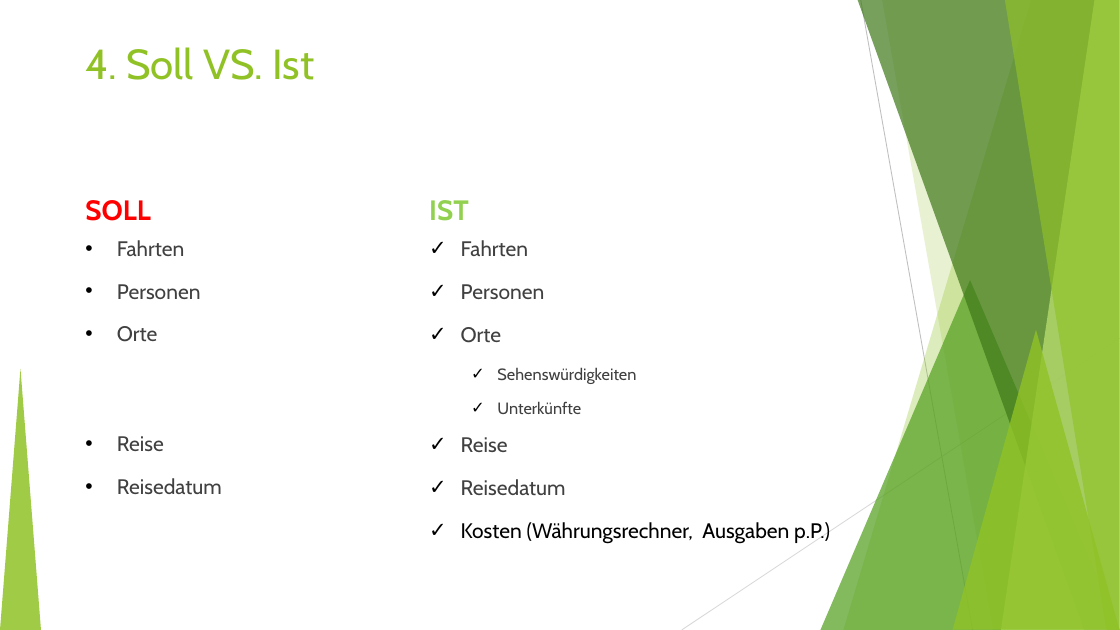
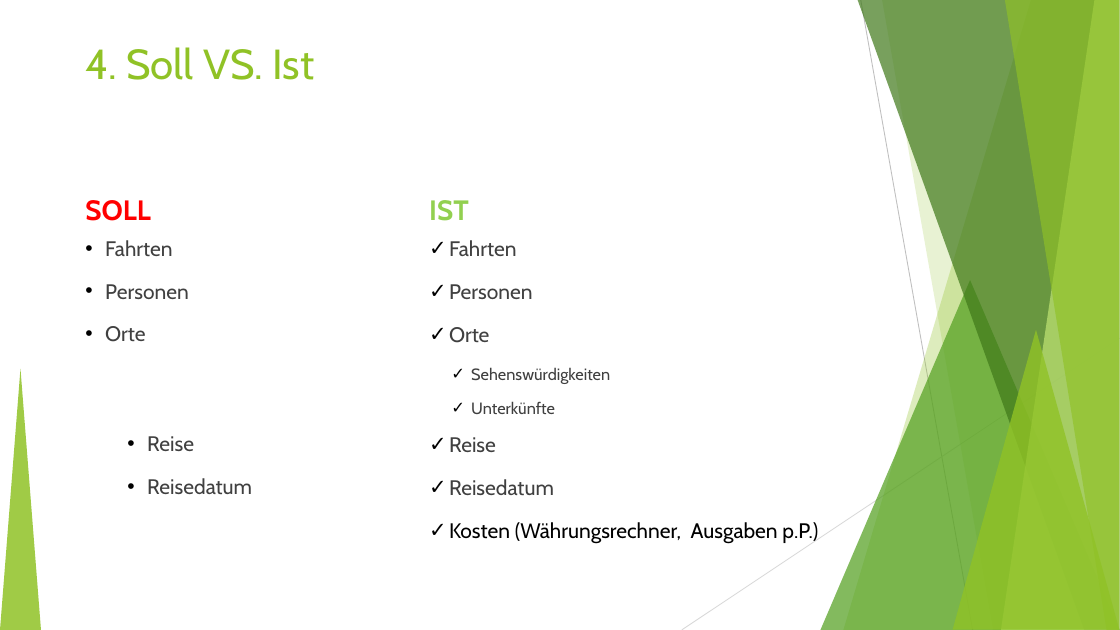
Before and after one commit to fh-erfurt/TravelBuddy-REST, a slide deck: slide 10 of doc/Präsentation/TravelBuddy_1.ppt (slide 6 before the commit). Drawn at 1120x630 pixels with LibreOffice and Linux fonts; fonts in the diff are those of the drawing. Boxes give left, top, right and bottom in pixels: in the first picture for what was removed or moved away, otherwise in the second. Text is boxed around its words. In the diff, an @@ line names an element or a change of style, - is before the commit and + after.

```diff
--- a/doc/Präsentation/TravelBuddy_1.ppt
+++ b/doc/Präsentation/TravelBuddy_1.ppt
@@ text "Fahrten" at (449,240,818,544): indent changed @@
@@ text at (105,240,252,494): indent changed @@
```
Also in this commit, not shown: 4 other slides changed, 5 slides added, 1 slide removed.
